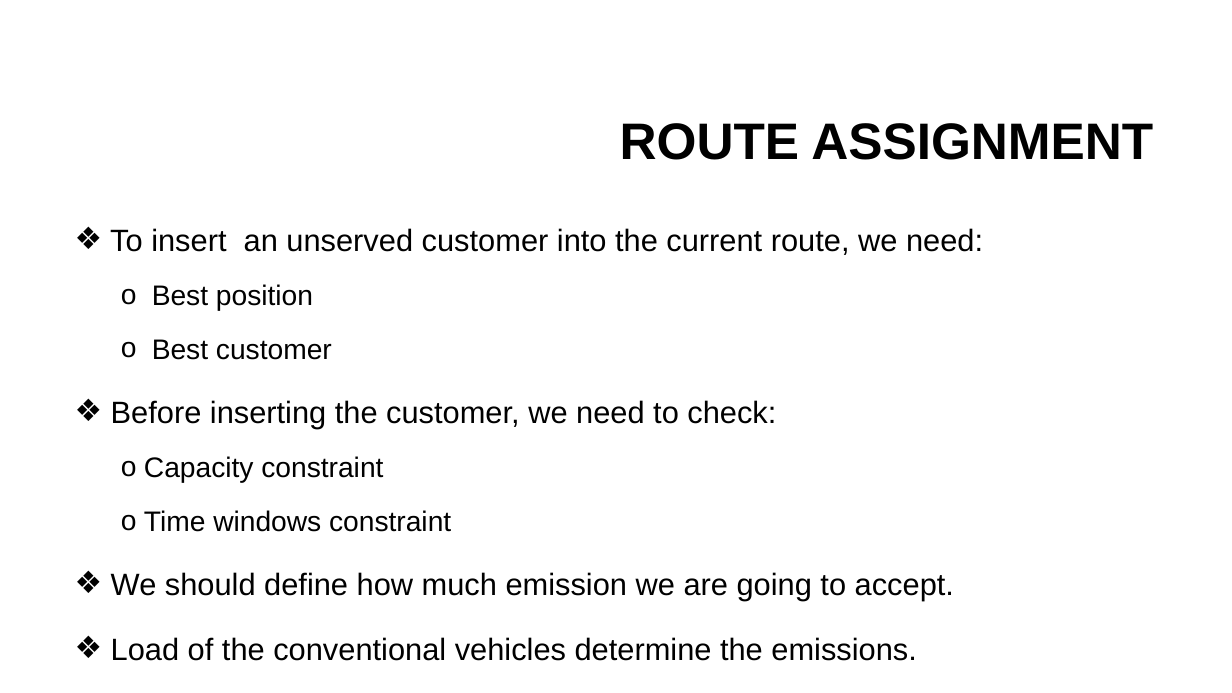
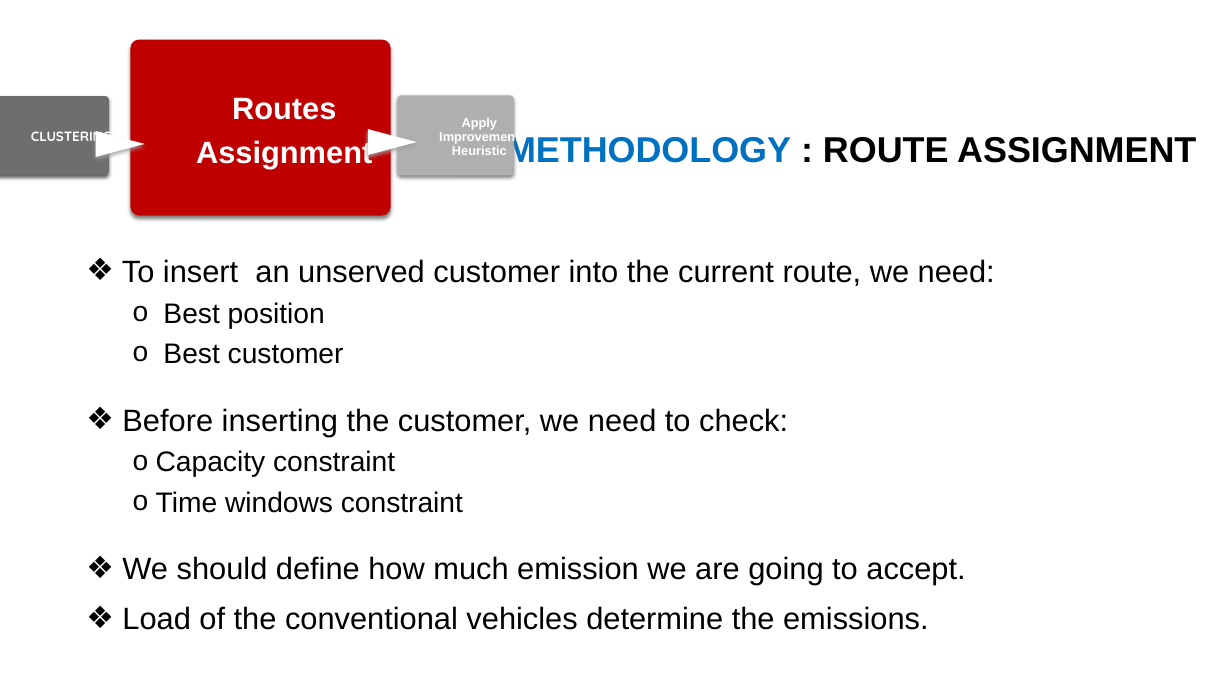
Before and after one commit to nayan082/Thesis-report-slide, a slide deck: slide 12 of 1507082.pptx (slide 9 before the commit). Drawn at 1232x693 pixels with LibreOffice and Linux fonts; fonts in the diff are those of the drawing; background and template pictures are left out. Boxes give left, top, right and bottom in pixels: in the first picture for what was removed or moved away, otherwise in the second. Text is boxed around its words. In the diff, an @@ line names an element or a change of style, - is before the commit and + after.

```diff
--- a/1507082.pptx
+++ b/1507082.pptx
@@ group added at [0, 40, 519, 216]: 3 rounded rectangles, 3 texts, 2 flow chart extracts @@
+CLUSTERING
+Routes
+Assignment
+Apply Improvement Heuristic
@@ title at [506, 134, 1196, 169]: text changed; size 40 to 28 pt @@
-ROUTE ASSIGNMENT
+METHODOLOGY : ROUTE ASSIGNMENT
@@ text "To insert an unserved customer ...": place and size @@
-text "To insert an unserved customer ..." at [110, 228, 983, 661]
+text "To insert an unserved customer ..." at [122, 259, 995, 630]
@@ text "To insert an unserved customer ..." at [122, 259, 995, 630]: line spacing 1.4 to 1.5; line spacing 1.4 to 1 @@
```
Also in this commit, not shown: 16 other slides changed, 7 slides added, 2 other files.
